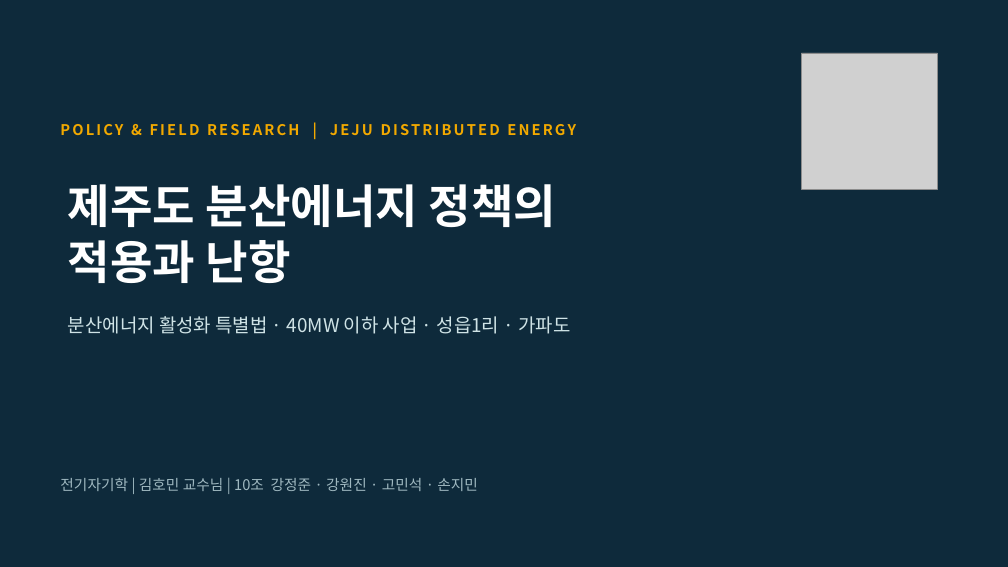
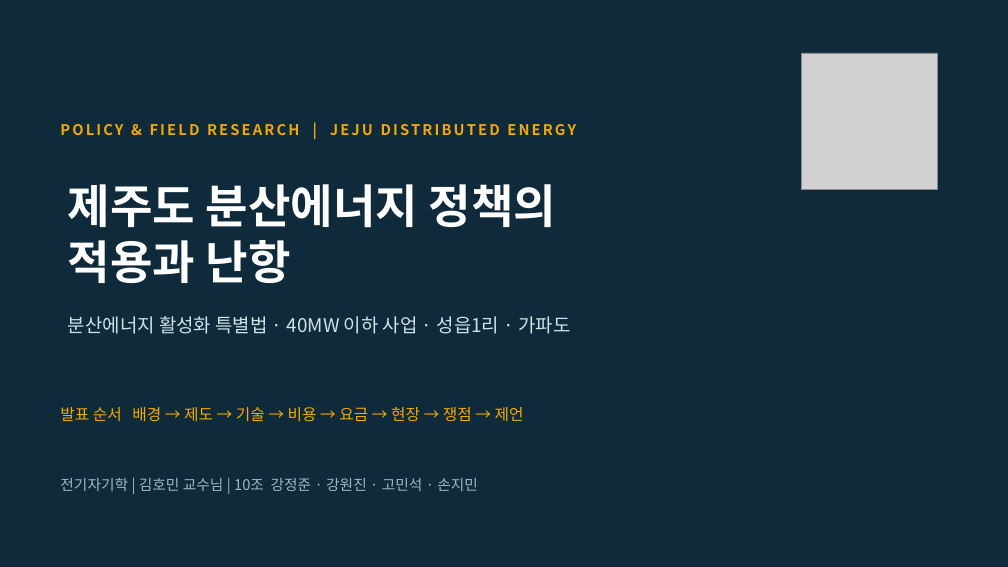
Before and after one commit to a44830300-arch/shaohong, a slide deck: slide 1 of 학업/전기/10조_제주_분산에너지_발표.pptx. Drawn at 1008x567 pixels with LibreOffice and Linux fonts; fonts in the diff are those of the drawing; grey boxes stand for pictures. Boxes give left, top, right and bottom in pixels: in the first picture for what was removed or moved away, otherwise in the second. Text is boxed around its words. In the diff, an @@ line names an element or a change of style, - is before the commit and + after.

```diff
--- a/학업/전기/10조_제주_분산에너지_발표.pptx
+++ b/학업/전기/10조_제주_분산에너지_발표.pptx
@@ text added at bbox=[60, 407, 524, 422], 15 pt, text #F2A900 @@
+발표 순서 배경 → 제도 → 기술 → 비용 → 요금 → 현장 → 쟁점 → 제언
```
Also in this commit, not shown: 7 other slides changed, 2 slides added.
